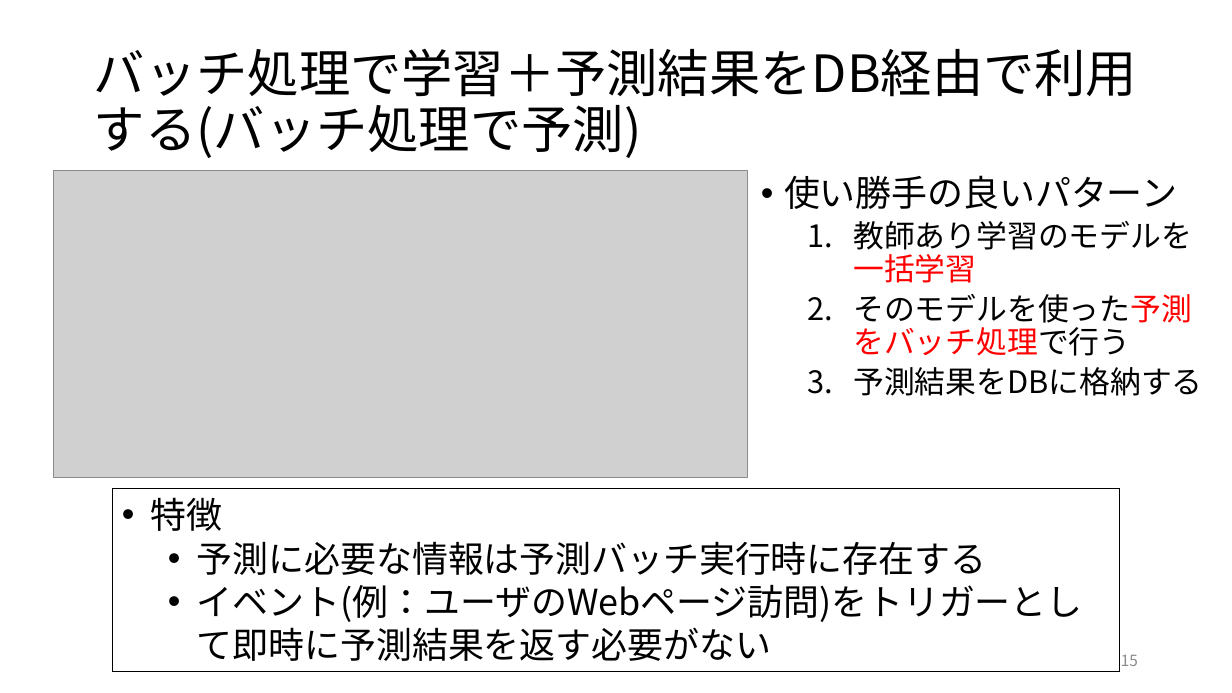
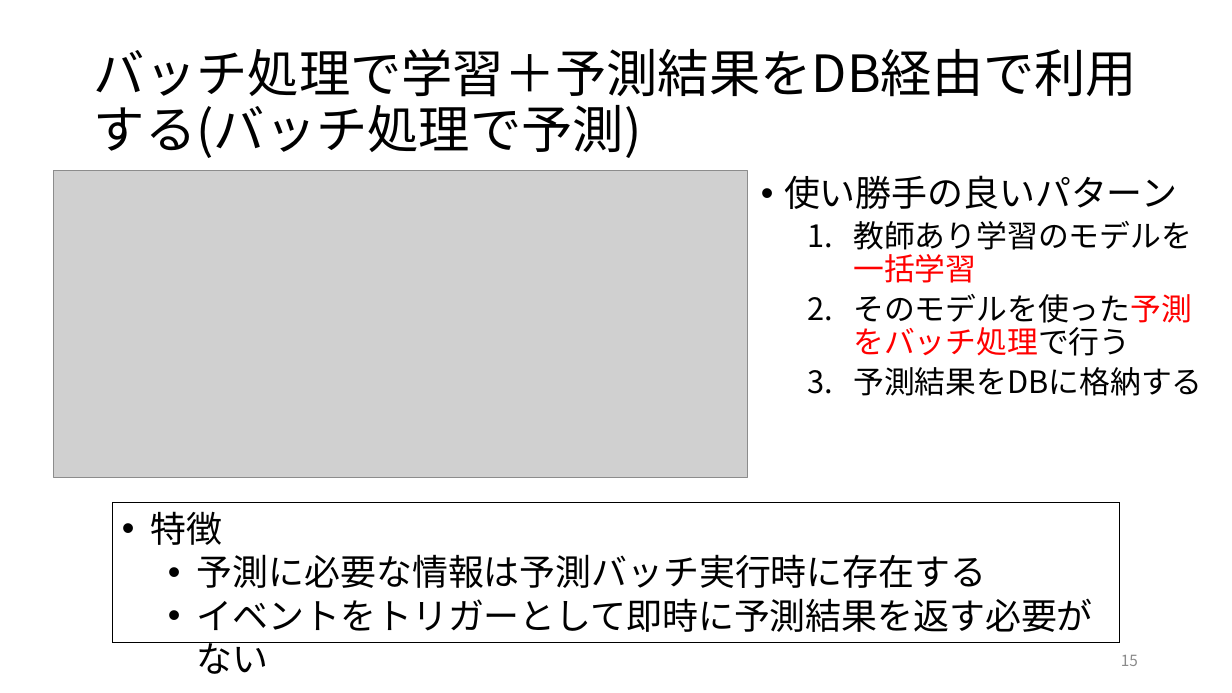
Before and after one commit to ryosuke-ku/Rinko, a slide deck: slide 15 of 仕事ではじめる機械学習第4章.pptx. Drawn at 1232x693 pixels with LibreOffice and Linux fonts; fonts in the diff are those of the drawing; grey boxes stand for pictures. Boxes give left, top, right and bottom in pixels: in the first picture for what was removed or moved away, otherwise in the second. Text is boxed around its words. In the diff, an @@ line names an element or a change of style, - is before the commit and + after.

```diff
--- a/仕事ではじめる機械学習第4章.pptx
+++ b/仕事ではじめる機械学習第4章.pptx
@@ rectangle "特徴": place and size @@
-rectangle "特徴" at [113, 489, 1119, 673]
+rectangle "特徴" at [113, 503, 1119, 642]
@@ text in rectangle at [197, 598, 1093, 632]: text changed @@
-  • イベント(例：ユーザのWebページ訪問)をトリガーとして即時に予測結果を返す必要がない
+  • イベントをトリガーとして即時に予測結果を返す必要がない
```
Also in this commit, not shown: 6 other slides changed, 1 slide added, 2 other files.
